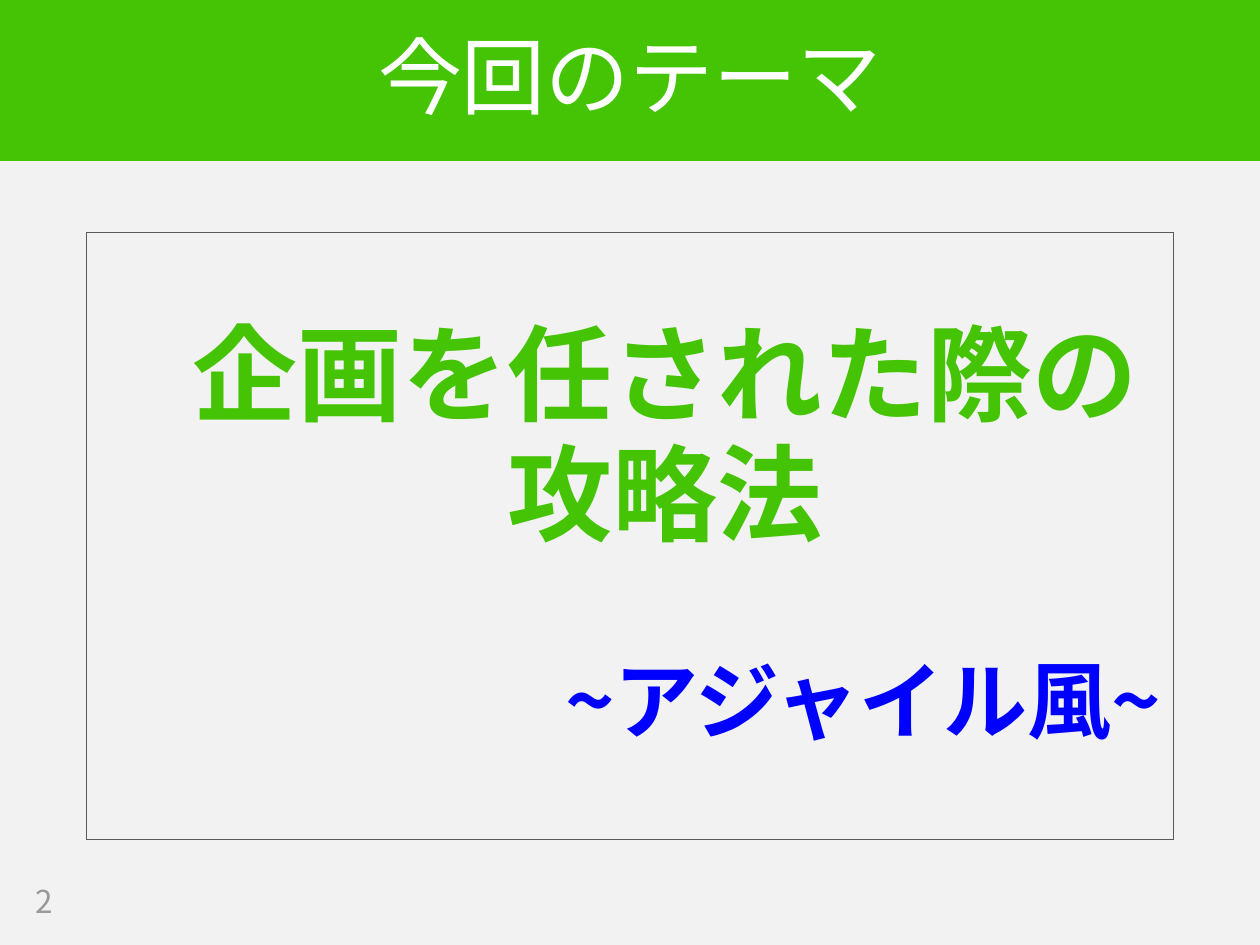
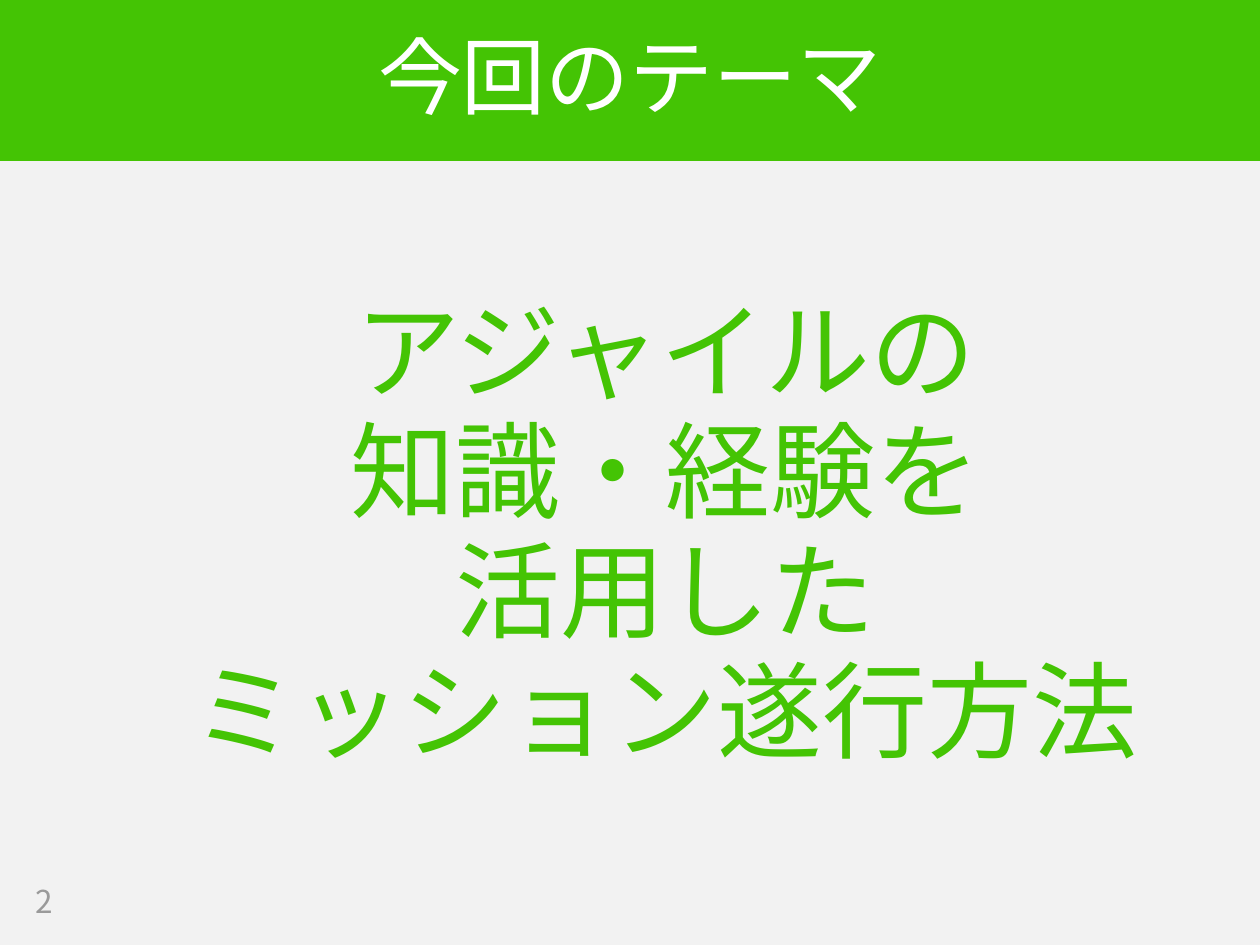
Before and after one commit to hageyahhoo/RSGT2018, a slide deck: slide 2 of SET_PO_ja.pptx. Drawn at 1260x945 pixels with LibreOffice and Linux fonts; fonts in the diff are those of the drawing. Boxes give left, top, right and bottom in pixels: in the first picture for what was removed or moved away, otherwise in the second. Text is boxed around its words. In the diff, an @@ line names an element or a change of style, - is before the commit and + after.

```diff
--- a/SET_PO_ja.pptx
+++ b/SET_PO_ja.pptx
@@ text "アジャイルの": place and size @@
-text "アジャイルの" at (87,233,1173,840)
+text "アジャイルの" at (193,306,1138,759)
@@ text "アジャイルの" at (193,306,1138,759): outline #595959 0.75 pt to none @@
@@ text at (193,306,1138,759): text changed; bold off @@
-  企画を任された際の
-  攻略法
-  ~アジャイル風~
+  アジャイルの
+  知識・経験を
+  活用した
+  ミッション遂行方法
```
Also in this commit, not shown: 12 other slides changed, 6 slides added, 17 slides removed.
